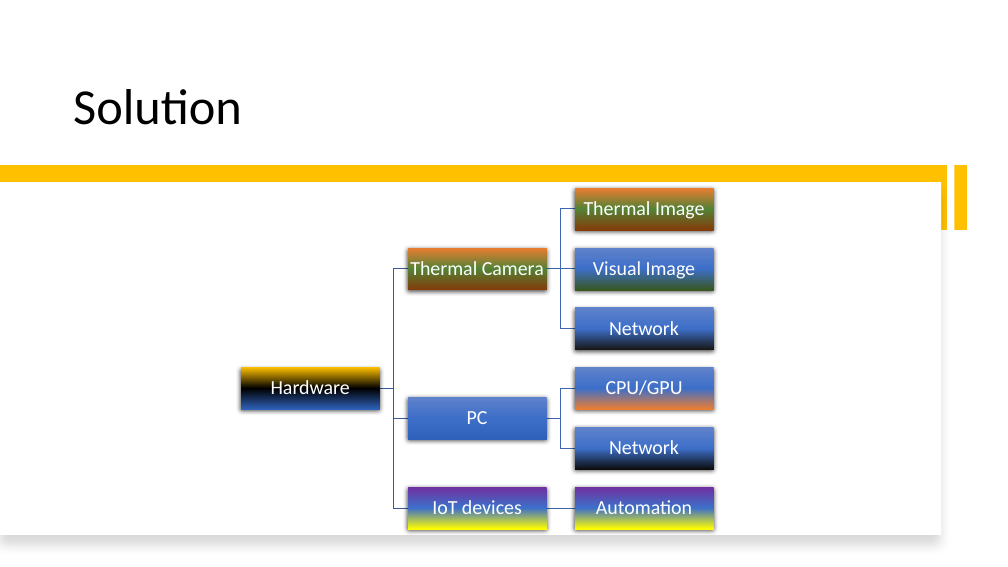
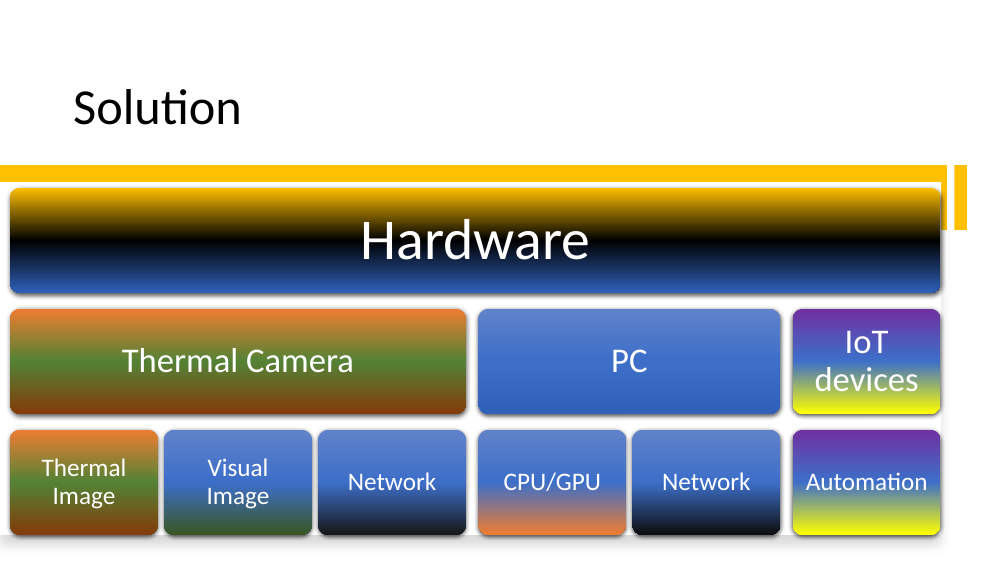
Before and after one commit to smarttommyau/aiot_bedroom, a slide deck: slide 6 of project_documents/P21_pitching_deck_AIoT Bedroom.pptx. Drawn at 1008x567 pixels with LibreOffice and Linux fonts; fonts in the diff are those of the drawing. Boxes give left, top, right and bottom in pixels: in the first picture for what was removed or moved away, otherwise in the second. Text is boxed around its words. In the diff, an @@ line names an element or a change of style, - is before the commit and + after.

Commit message:
update ppt

```diff
--- a/project_documents/P21_pitching_deck_AIoT Bedroom.pptx
+++ b/project_documents/P21_pitching_deck_AIoT Bedroom.pptx
@@ text "Hardware": place and size @@
-text "Hardware" at [271,378,350,400]
+text "Hardware" at [361,211,591,272]
@@ text "Hardware" at [361,211,591,272]: size 19 to 55 pt; more space between paragraphs @@
@@ text "Thermal Camera": place and size @@
-text "Thermal Camera" at [410,258,544,275]
+text "Thermal Camera" at [122,348,354,372]
@@ text "PC": place and size @@
-text "PC" at [467,411,488,424]
+text "PC" at [611,349,647,372]
@@ size 19 to 33 pt; more space between paragraphs in 3 elements at [611,349,647,372], [122,348,354,372], [815,330,919,399] @@
@@ text "IoT devices": place and size @@
-text "IoT devices" at [432,498,522,520]
+text "IoT devices" at [815,330,919,399]
@@ text "Thermal Image": place and size @@
-text "Thermal Image" at [584,201,705,219]
+text "Thermal Image" at [42,458,127,509]
@@ text "Visual Image": place and size @@
-text "Visual Image" at [593,261,696,280]
+text "Visual Image" at [207,458,270,510]
@@ text "Network": place and size @@
-text "Network" at [609,321,679,340]
+text "Network" at [348,472,436,496]
@@ text "CPU/GPU": place and size @@
-text "CPU/GPU" at [606,380,683,400]
+text "CPU/GPU" at [504,472,601,491]
@@ text "Network": place and size @@
-text "Network" at [609,440,679,460]
+text "Network" at [662,472,750,496]
@@ group added at [10,188,941,535]: 10 rounded rectangles @@
@@ size 19 to 24 pt; more space between paragraphs in 6 elements at [662,472,750,496], [42,458,127,509], [207,458,270,510], [348,472,436,496], [504,472,601,491], [806,472,928,496] @@
@@ text "Automation": place and size @@
-text "Automation" at [596,498,692,520]
+text "Automation" at [806,472,928,496]
@@ group removed at [240,188,714,529]: 10 rectangles, 9 freeform shapes @@
```
